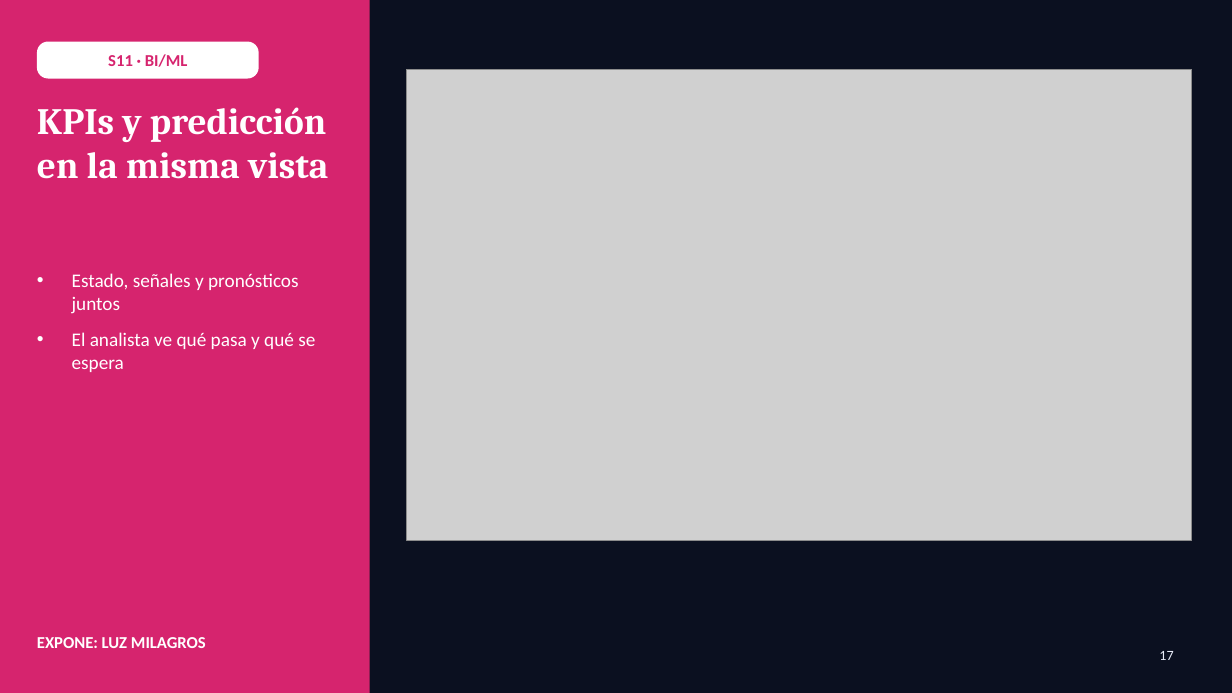
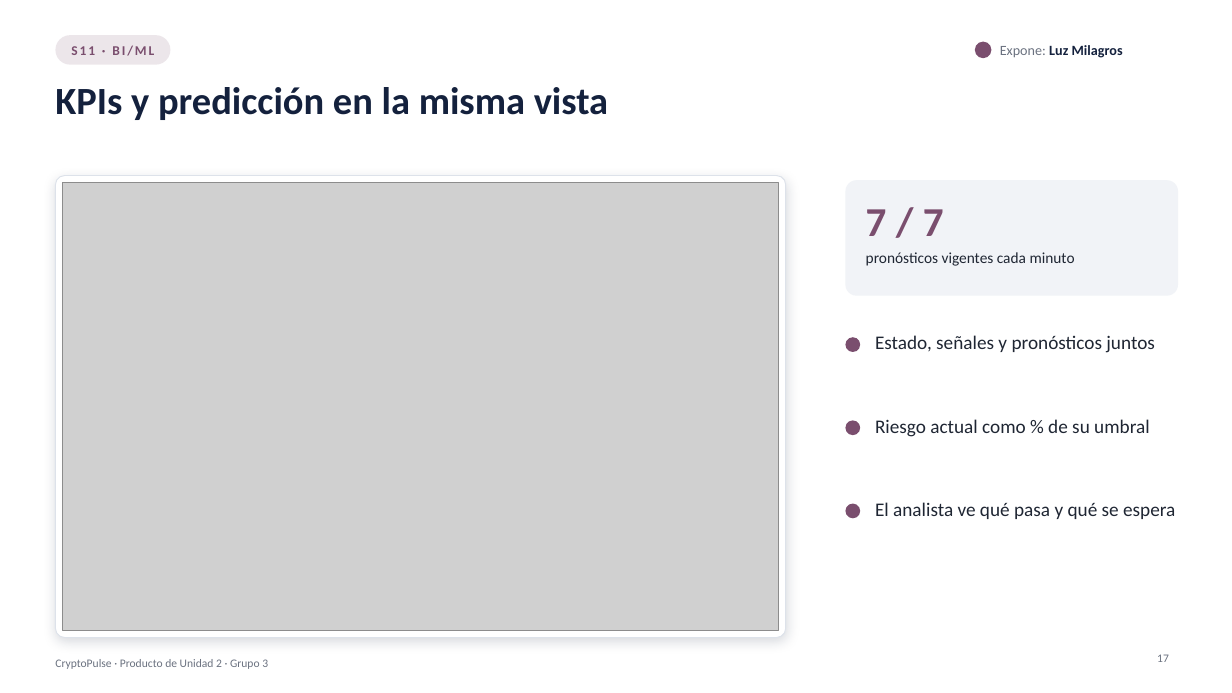
Before and after one commit to Milagros-hp/BigData-BTC-SOL, a slide deck: slide 17 of docs/presentacion/CryptoPulse_U2.pptx. Drawn at 1232x693 pixels with LibreOffice and Linux fonts; fonts in the diff are those of the drawing; grey boxes stand for pictures. Boxes give left, top, right and bottom in pixels: in the first picture for what was removed or moved away, otherwise in the second. Text is boxed around its words. In the diff, an @@ line names an element or a change of style, - is before the commit and + after.

```diff
--- a/docs/presentacion/CryptoPulse_U2.pptx
+++ b/docs/presentacion/CryptoPulse_U2.pptx
@@ background #0B1020 to #FFFFFF @@
@@ rectangle removed at (x1=0, y1=0, x2=370, y2=693) @@
@@ text "S11 · BI/ML" moved from (x1=37, y1=42, x2=259, y2=79) to (x1=71, y1=45, x2=154, y2=56) @@
@@ text "S11 · BI/ML" at (x1=71, y1=45, x2=154, y2=56): size 13 to 10.5 pt, text colour #D6246E to #7A4E6E, letter spacing 0 to 1.5 pt; fill #FFFFFF to none @@
@@ rounded rectangle added at (x1=55, y1=35, x2=171, y2=65), fill #7A4E6E at 14% opacity @@
@@ ellipse added at (x1=975, y1=42, x2=992, y2=58), fill #7A4E6E @@
@@ text added at (x1=1000, y1=45, x2=1123, y2=58), 11 pt, text #14213D, bold @@
+Expone: Luz Milagros
@@ title "KPIs y predicción en la ..." moved from (x1=37, y1=107, x2=328, y2=179) to (x1=55, y1=87, x2=608, y2=120) @@
@@ title "KPIs y predicción en la ..." at (x1=55, y1=87, x2=608, y2=120): size 29 to 30 pt, font Cambria to Calibri, text colour #FFFFFF to #14213D @@
@@ picture removed at (x1=407, y1=69, x2=1192, y2=541) @@
@@ rounded rectangle added at (x1=55, y1=176, x2=786, y2=638), fill #FFFFFF, outline #DDE2EA 0.75 pt @@
@@ picture added at (x1=63, y1=183, x2=778, y2=630) @@
@@ rounded rectangle added at (x1=846, y1=180, x2=1178, y2=296), fill #F1F3F7 @@
@@ text added at (x1=866, y1=209, x2=944, y2=236), 32 pt, text #7A4E6E, bold @@
+7 / 7
@@ text added at (x1=866, y1=252, x2=1075, y2=266), 12 pt, text #1F2633 @@
+pronósticos vigentes cada minuto
@@ text removed at (x1=72, y1=273, x2=315, y2=372) @@
-• Estado, señales y pronósticos juntos
-• El analista ve qué pasa y qué se espera
@@ ellipse added at (x1=846, y1=337, x2=860, y2=352), fill #7A4E6E @@
@@ text added at (x1=875, y1=335, x2=1155, y2=353), 15 pt, text #1F2633 @@
+Estado, señales y pronósticos juntos
@@ text added at (x1=875, y1=419, x2=1149, y2=437), 15 pt, text #1F2633 @@
+Riesgo actual como % de su umbral
@@ ellipse added at (x1=846, y1=421, x2=860, y2=435), fill #7A4E6E @@
@@ ellipse added at (x1=846, y1=504, x2=860, y2=518), fill #7A4E6E @@
@@ text added at (x1=875, y1=502, x2=1175, y2=519), 15 pt, text #1F2633 @@
+El analista ve qué pasa y qué se espera
@@ text removed at (x1=37, y1=637, x2=206, y2=648) @@
-EXPONE: LUZ MILAGROS
@@ text added at (x1=55, y1=659, x2=268, y2=669), 9 pt, text #6B7280 @@
+CryptoPulse · Producto de Unidad 2 · Grupo 3
@@ page number at (x1=1157, y1=654, x2=1169, y2=662): size 11 to 9 pt, text colour #E8ECF8 to #6B7280; alignment left to right @@
```
Also in this commit, not shown: 20 other slides changed, 1 other file.
